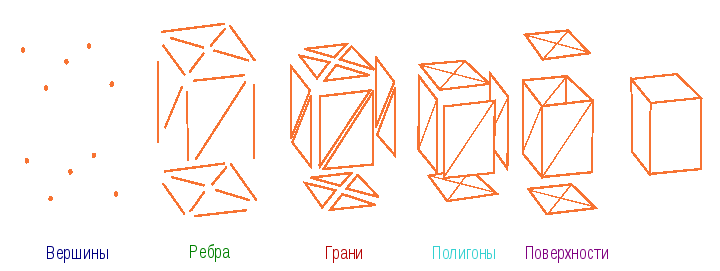
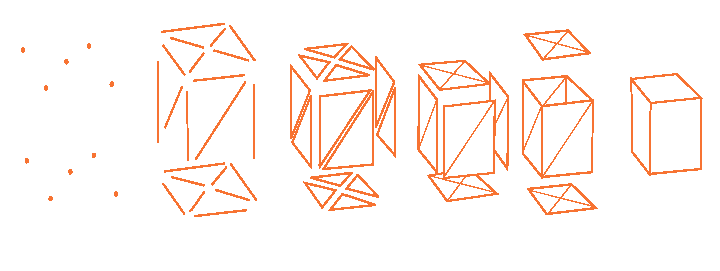
Before/after of a (720, 271) layered artwork. What changed in the layer stack:
painted on "Слой 0 копи" over 47, 244, 608, 263
